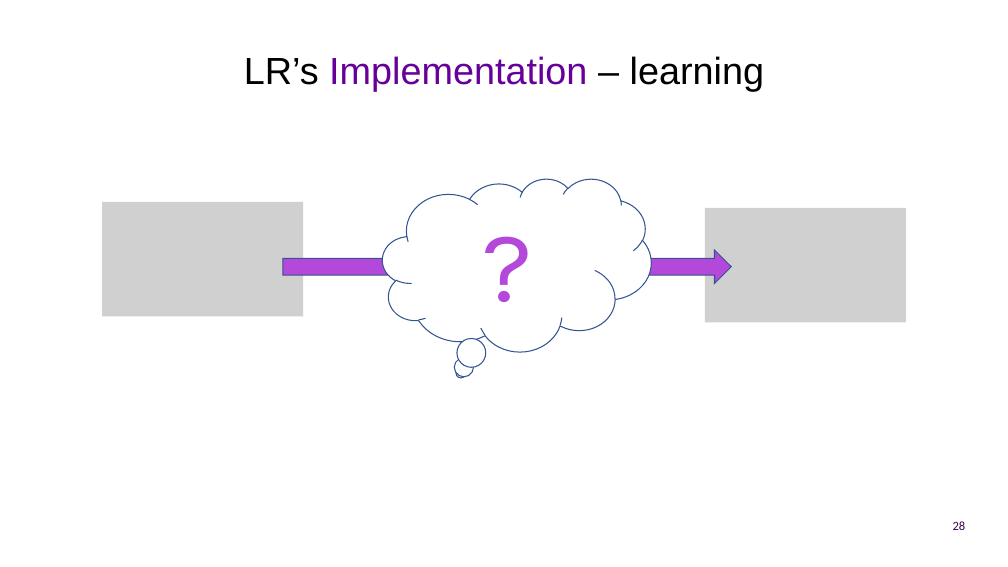
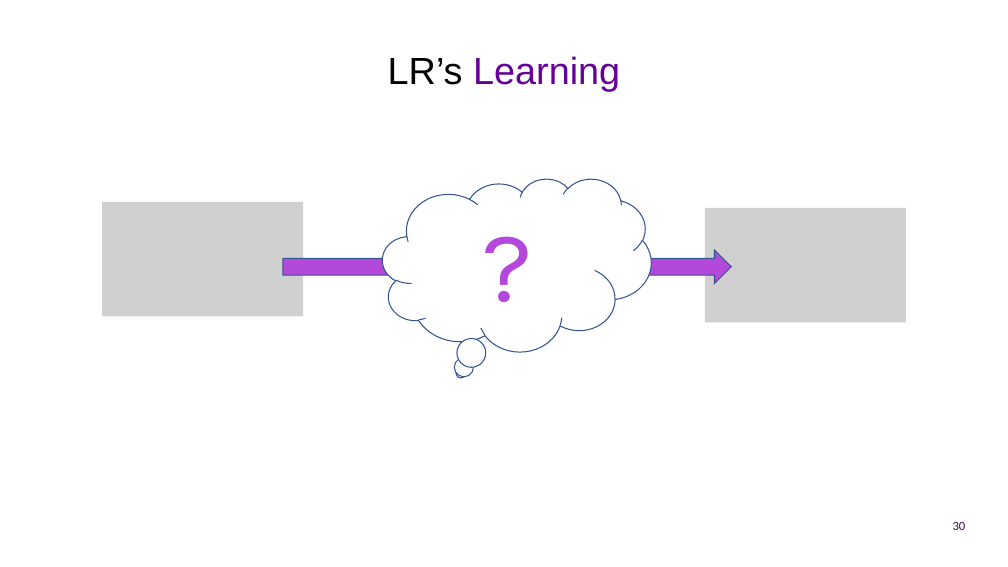
Before and after one commit to UOMDSS/workshops-2022-2023, a slide deck: slide 30 of semester-1/Week-7-EEG-Feeling-Emotions-Logistic-Regression/presentation.pptx (slide 28 before the commit). Drawn at 1008x567 pixels with LibreOffice and Linux fonts; fonts in the diff are those of the drawing; grey boxes stand for pictures; background and template pictures are left out. Boxes give left, top, right and bottom in pixels: in the first picture for what was removed or moved away, otherwise in the second. Text is boxed around its words. In the diff, an @@ line names an element or a change of style, - is before the commit and + after.

```diff
--- a/semester-1/Week-7-EEG-Feeling-Emotions-Logistic-Regression/presentation.pptx
+++ b/semester-1/Week-7-EEG-Feeling-Emotions-Logistic-Regression/presentation.pptx
@@ title at <box>388,56,620,92</box>: text changed @@
-LR’s Implementation – learning
+LR’s Learning
@@ page number at <box>953,522,966,530</box>: text changed @@
-28
+30
```
Also in this commit, not shown: 28 other slides changed, 4 slides added, 2 slides removed, 1 other file.
